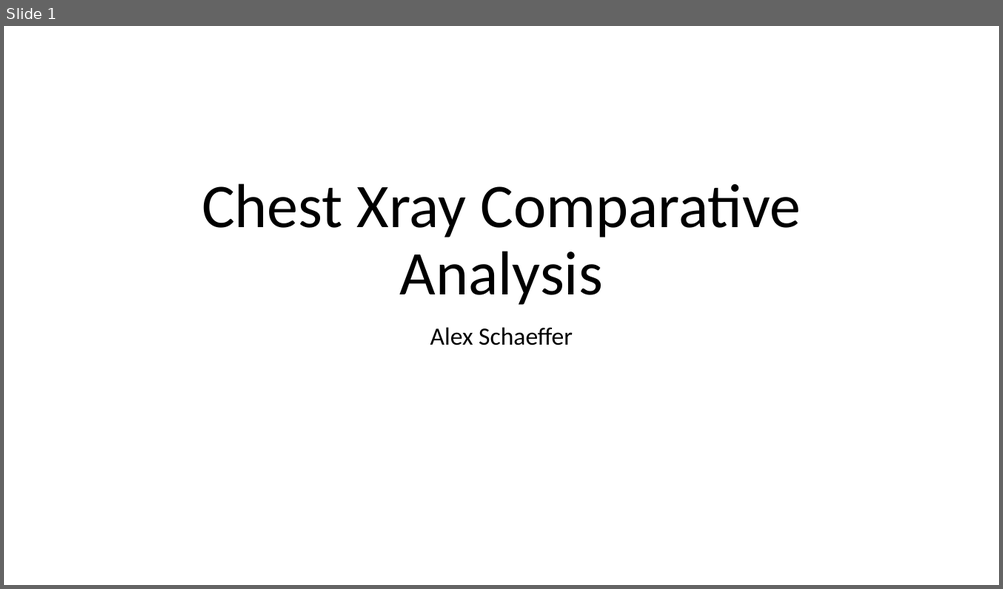
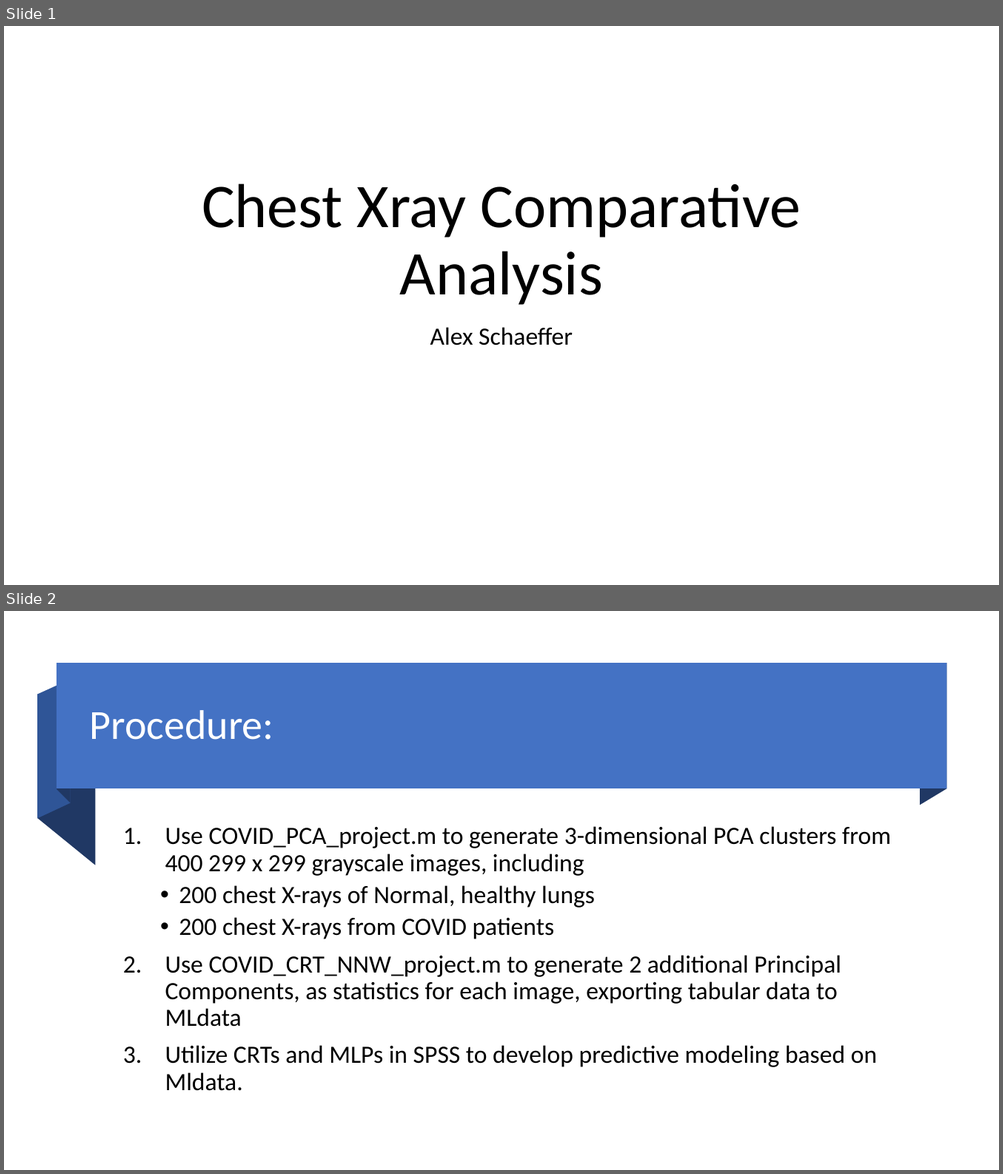
Before and after one commit to AlexSchaefferEdu/GP3, a slide deck: Presentation_Schaeffer.pptx. Shown one above the other, each under a label of ours: slide 1 before the commit, slides 1 and 2 after it. The pictures are 1003x589 and 1003x1174 pixels, drawn with LibreOffice and Linux fonts; fonts in the diff are those of the drawing. Boxes give left, top, right and bottom in pixels: in the first picture for what was removed or moved away, otherwise in the second. Text is boxed around its words. In the diff, an @@ line names an element or a change of style, - is before the commit and + after.

```diff
--- a/Presentation_Schaeffer.pptx
+++ b/Presentation_Schaeffer.pptx
@@ slide 2 added at [4, 611, 999, 1170], background #FFFFFF @@
@@ rectangle added at [57, 664, 946, 789], fill #4472C4 @@
@@ freeform shape added at [57, 664, 71, 803], fill #203864 @@
@@ freeform shape added at [919, 664, 946, 806], fill #203864 @@
@@ freeform shape added at [37, 695, 96, 866], fill #203864 @@
@@ freeform shape added at [37, 680, 71, 819], fill #2F5597 @@
@@ title added at [90, 710, 274, 740], 40 pt, text #FFFFFF @@
+Procedure:
@@ text added at [165, 826, 891, 1091], 24 pt, text #000000 @@
+1. Use COVID_PCA_project.m to generate 3-dimensional PCA clusters from 400 299 x 299 grayscale images, including
+  • 200 chest X-rays of Normal, healthy lungs
+  • 200 chest X-rays from COVID patients
+2. Use COVID_CRT_NNW_project.m to generate 2 additional Principal Components, as statistics for each image, exporting tabular data to MLdata
+3. Utilize CRTs and MLPs in SPSS to develop predictive modeling based on Mldata.
```
Also in this commit, not shown: 10 other slides added, 1 slide removed, 4 other files.
